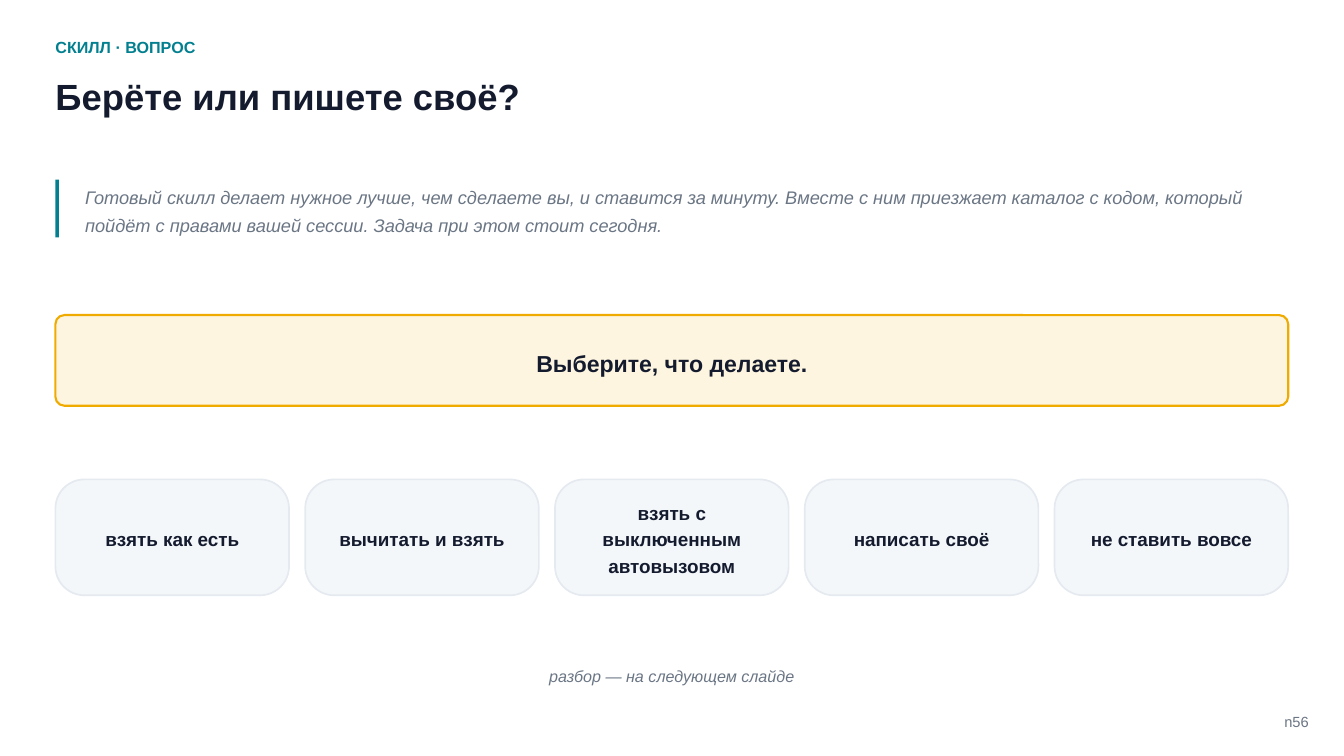
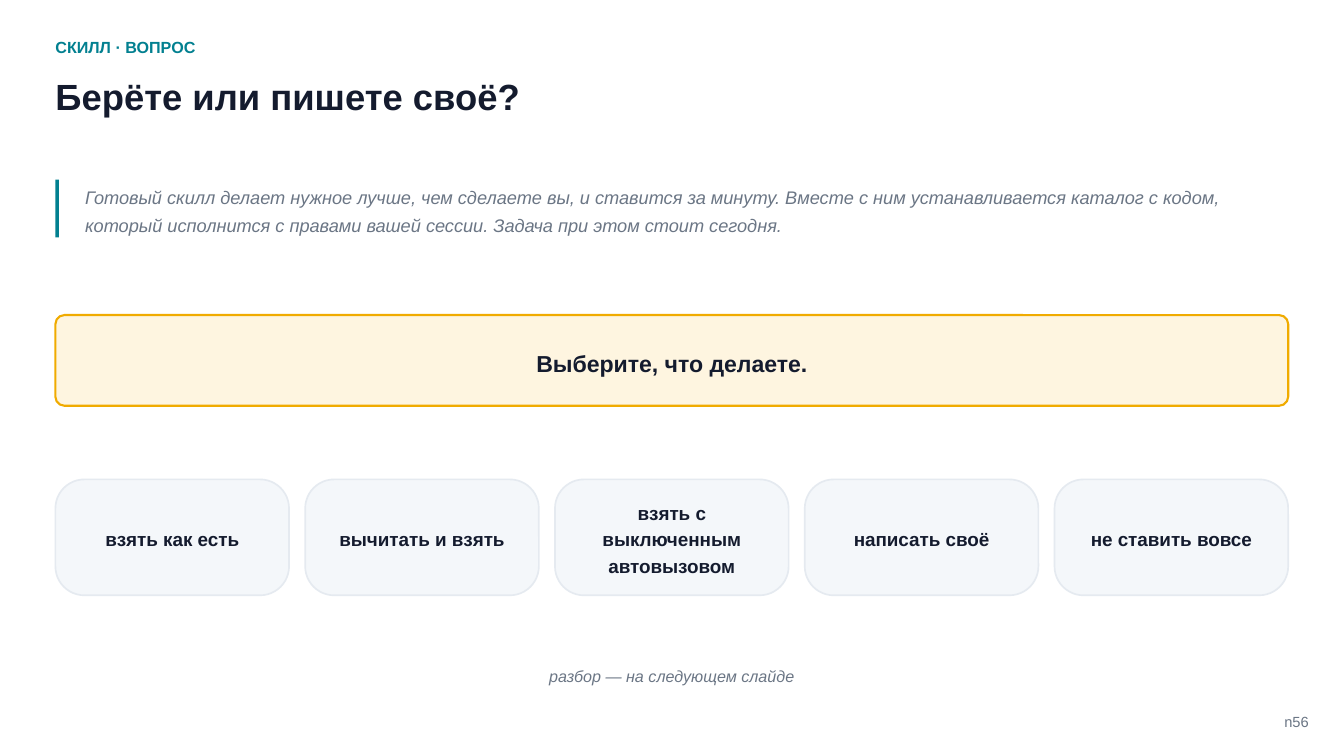
Before and after one commit to tellina-study/AI-usage-lessons, a slide deck: slide 56 of library/seminars/sem-05/rendered/sem-05-n.pptx. Drawn at 1344x756 pixels with LibreOffice and Linux fonts; fonts in the diff are those of the drawing. Boxes give left, top, right and bottom in pixels: in the first picture for what was removed or moved away, otherwise in the second. Text is boxed around its words. In the diff, an @@ line names an element or a change of style, - is before the commit and + after.

Commit message:
Вынос процедуры и описание скилла стали кейсами, четыре зажатые схемы закрыты, реестр схем вычищен — 65 слайдов, только подгонка #211

```diff
--- a/library/seminars/sem-05/rendered/sem-05-n.pptx
+++ b/library/seminars/sem-05/rendered/sem-05-n.pptx
@@ text at [85, 191, 1219, 236]: text changed @@
-Готовый скилл делает нужное лучше, чем сделаете вы, и ставится за минуту. Вместе с ним приезжает каталог с кодом, который пойдёт с правами вашей сессии. Задача при этом стоит сегодня.
+Готовый скилл делает нужное лучше, чем сделаете вы, и ставится за минуту. Вместе с ним устанавливается каталог с кодом, который исполнится с правами вашей сессии. Задача при этом стоит сегодня.
```
Also in this commit, not shown: 11 other slides changed, 2 slides added, 2 slides removed, 23 other files.
